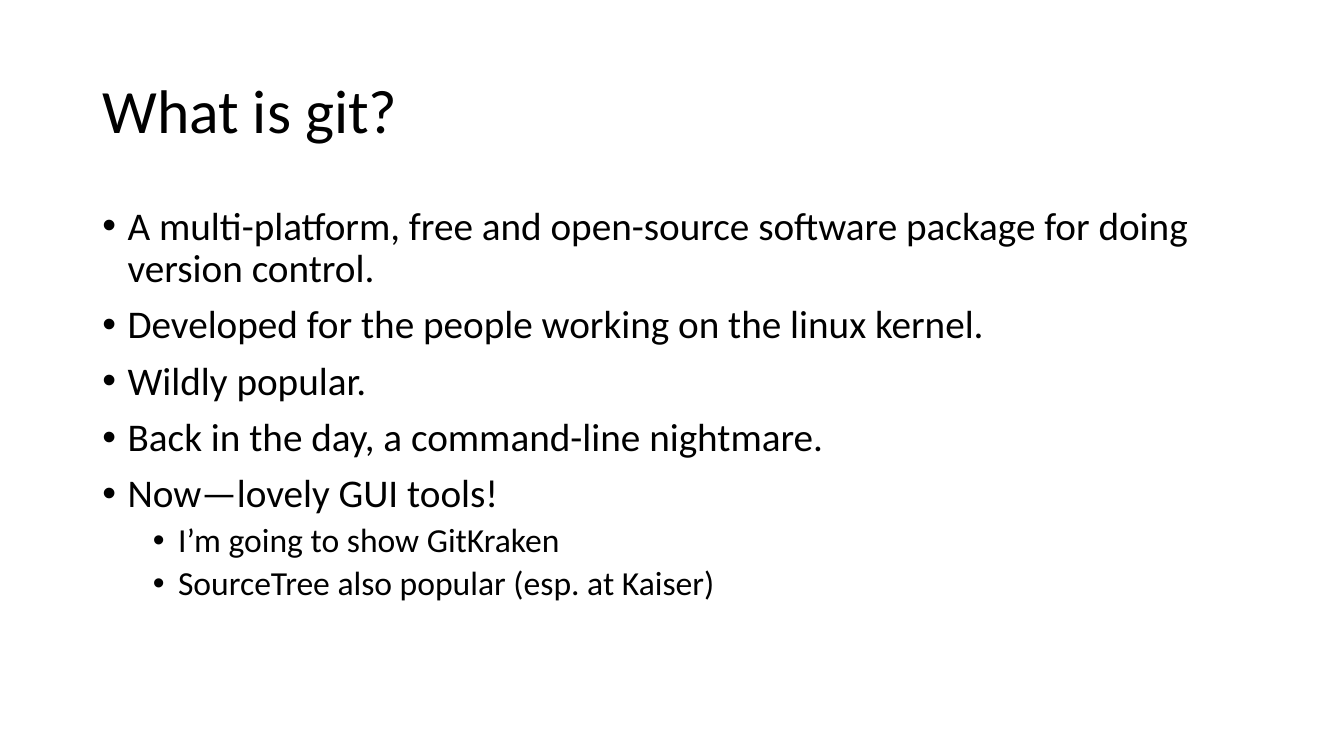
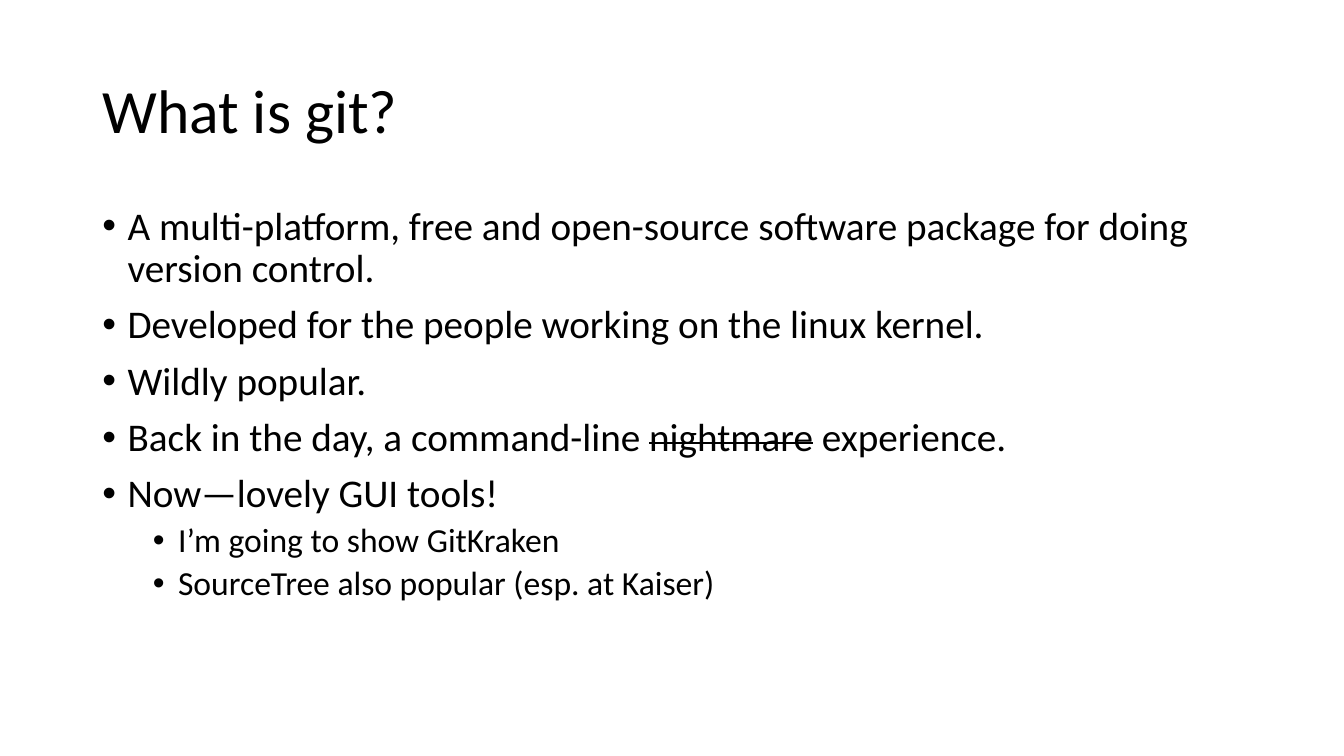
Before and after one commit to rpardee/git_demo, a slide deck: slide 4 of new_git.pptx (slide 3 before the commit). Drawn at 1344x756 pixels with LibreOffice and Linux fonts; fonts in the diff are those of the drawing. Boxes give left, top, right and bottom in pixels: in the first picture for what was removed or moved away, otherwise in the second. Text is boxed around its words. In the diff, an @@ line names an element or a change of style, - is before the commit and + after.

```diff
--- a/new_git.pptx
+++ b/new_git.pptx
@@ text at (128,423,1006,458): text changed @@
-• Back in the day, a command-line nightmare.
+• Back in the day, a command-line nightmare experience.
```
Also in this commit, not shown: 2 other slides changed, 2 slides added, 1 other file.
